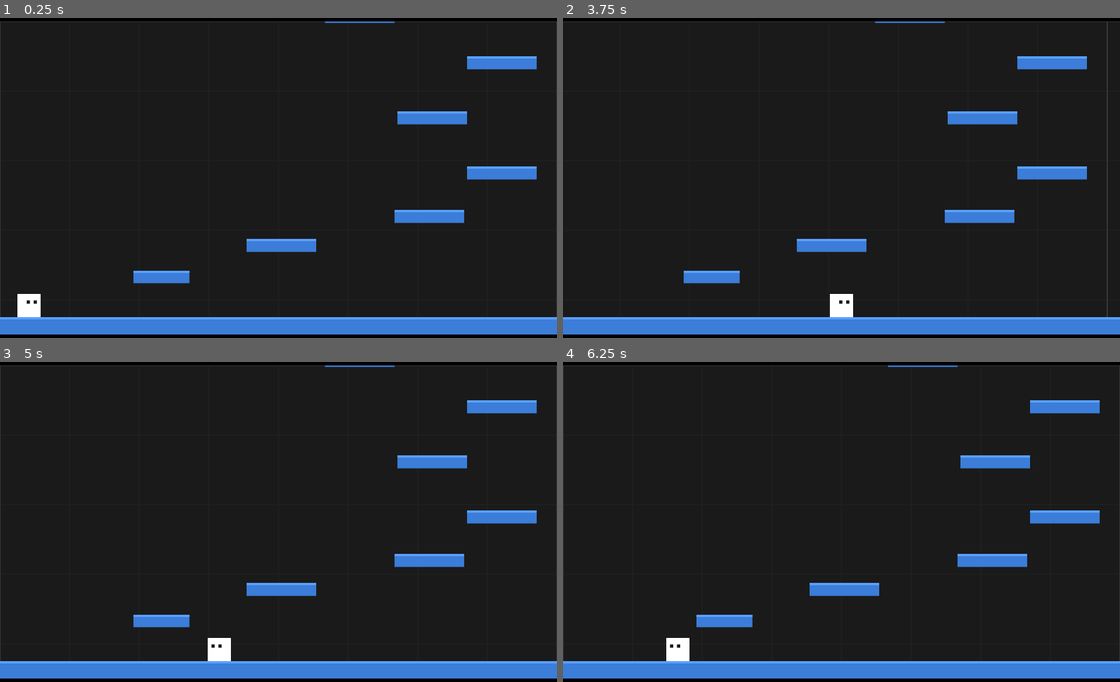
Above: before the commit, frames 1-4 (two rows, left to right).
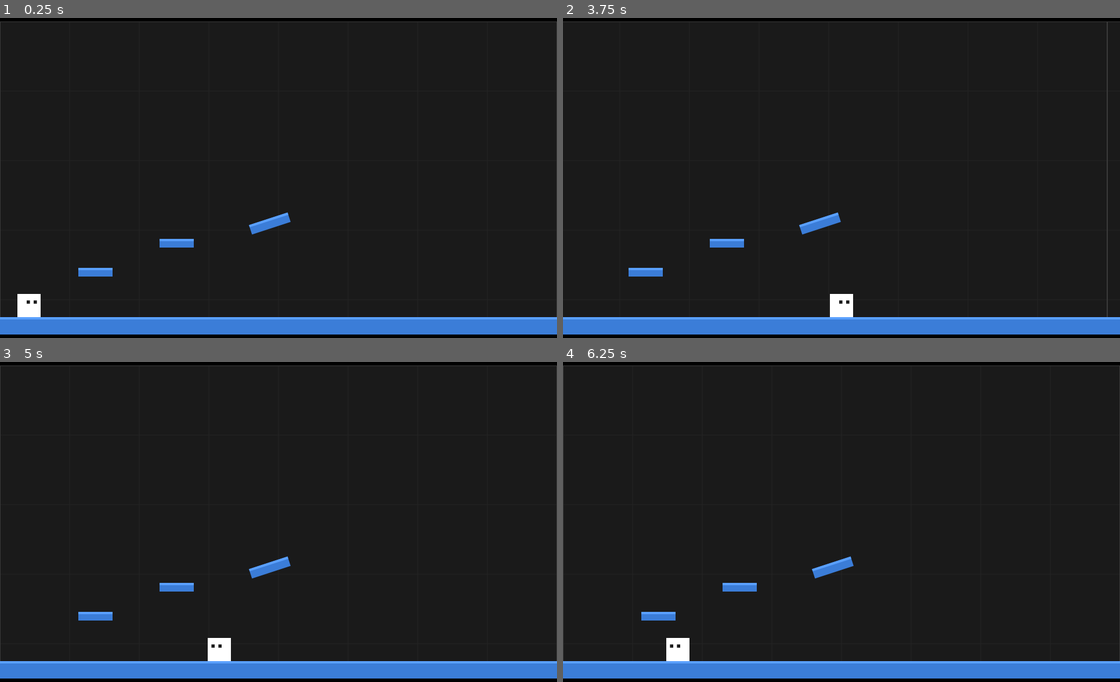
Above: after the commit, the same moments.

Repository: oleg-ryzhov/game-off-2026-shift
Game: browser game, page index.html
Two runs of this game, one before a commit and one after it. Both use one fixed random seed, a clock stepped at 60 frames per second and the inputs below.
Inputs:
- Up to frame 1 (0.25 s): no input
- Up to frame 2 (3.75 s): hold Right 1.03-2.28 s; hold Up 2.33-2.67 s; hold Right 2.72-3.72 s
- Up to frame 3 (5 s): hold Down 3.77-4.35 s; hold Left from 4.4 s (still down)
- Up to frame 4 (6.25 s): release Left at 5.9 s; hold Up from 5.95 s (still down)

The runs differ from the first frame. In frame 1, 3.6% of the frame differs, in the area x 14-97%, y 1-83%; in frame 2, 3.6%; in frame 3, 3.6%; in frame 4, 3.6%.

Commit message:
Replace block definitions with new coordinates and sizes for testing

Diff:
--- a/game.js
+++ b/game.js
@@ -24,15 +24,9 @@
         blocks: [
             { x: 0, y: WORLD_HEIGHT - 60, width: WORLD_WIDTH, height: 60, rotation: 0 },
             { x: 0, y: 5340, width: 9600, height: 60, rotation: 0 },
-            { x: 460, y: 5180, width: 193, height: 43, rotation: 0 },
-            { x: 850, y: 5070, width: 240, height: 45, rotation: 0 },
-            { x: 1360, y: 4970, width: 240, height: 45, rotation: 0 },
-            { x: 1610, y: 4820, width: 240, height: 45, rotation: 0 },
-            { x: 1370, y: 4630, width: 240, height: 45, rotation: 0 },
-            { x: 1610, y: 4440, width: 240, height: 45, rotation: 0 },
-            { x: 1120, y: 4280, width: 240, height: 45, rotation: 0 },
-            { x: 590, y: 4180, width: 240, height: 45, rotation: 0 },
-            { x: 70, y: 4130, width: 240, height: 45, rotation: 0 },
+            { x: 270, y: 5170, width: 118, height: 30, rotation: 0 },
+            { x: 550, y: 5070, width: 118, height: 30, rotation: 0 },
+            { x: 860, y: 5000, width: 140, height: 34, rotation: -18 },
         ]
     }
 ];
